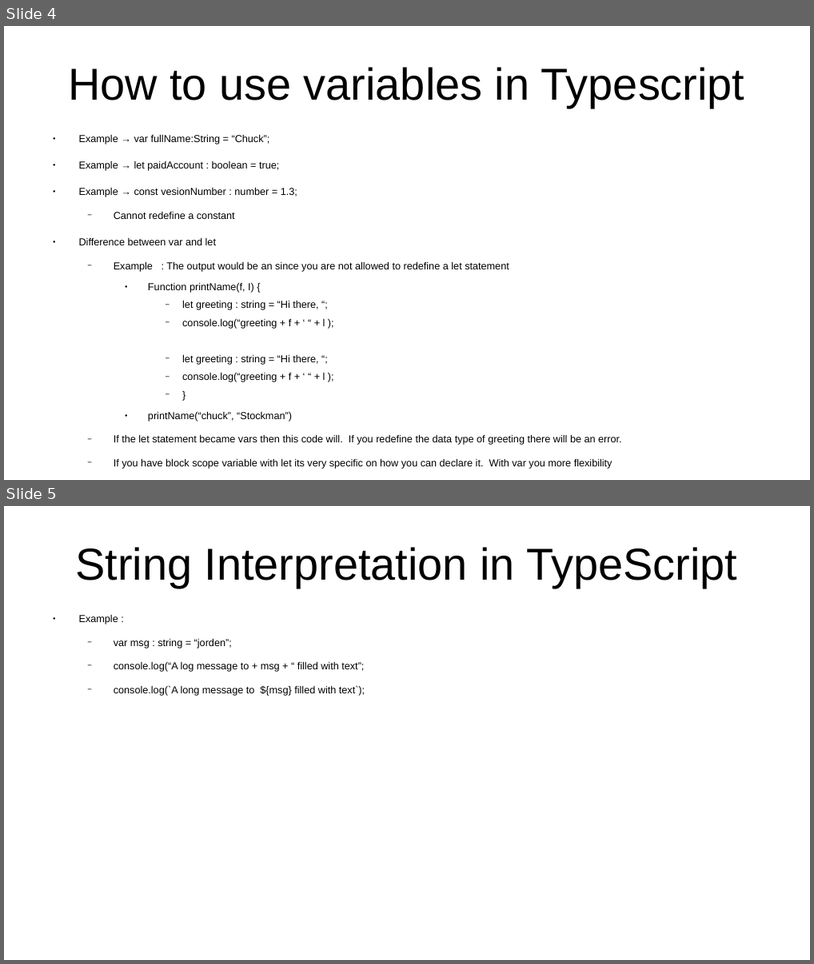
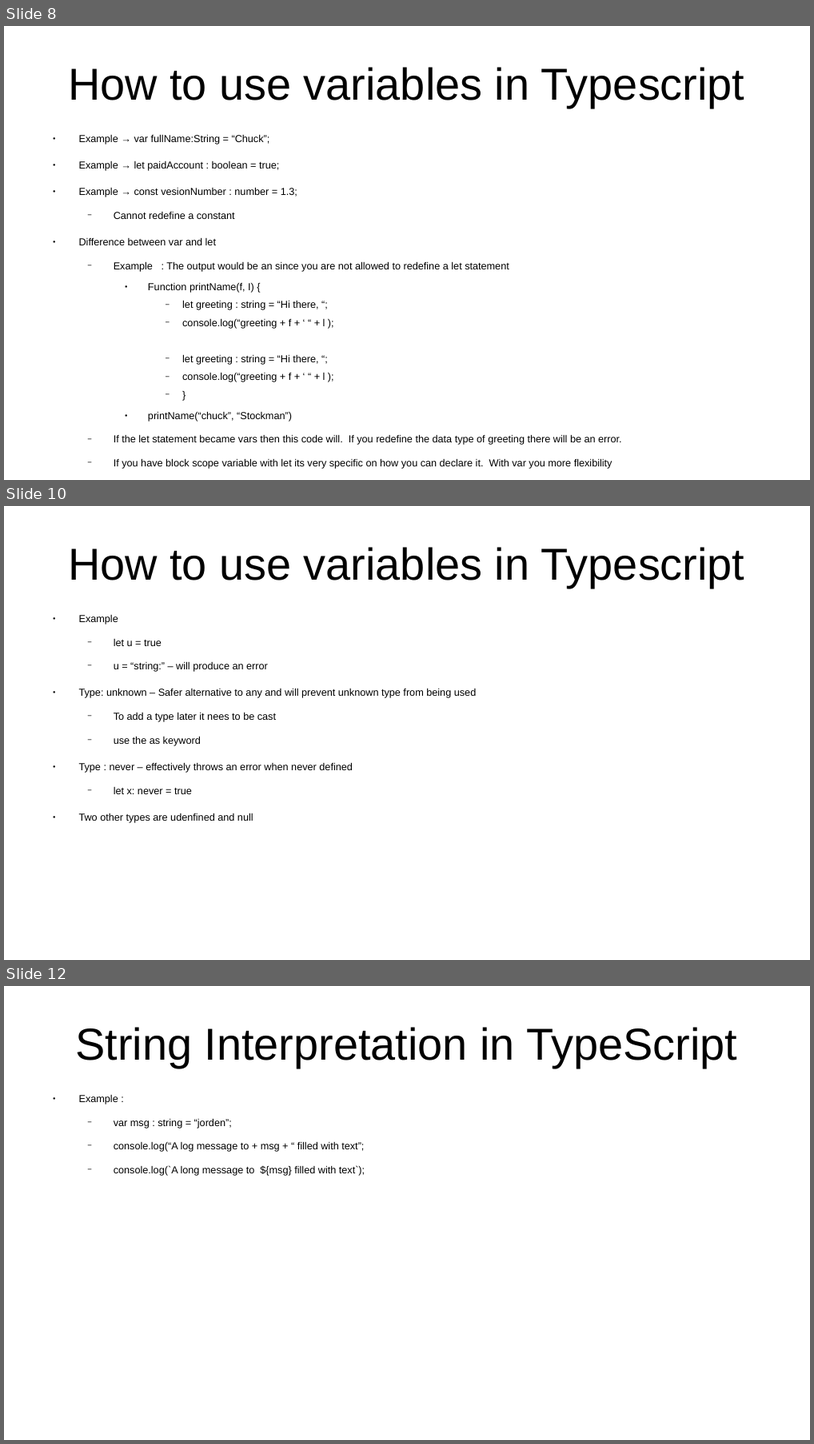
Before and after one commit to CharlesStockman/notesFromCourses, a slide deck: javascript/typescript/Introduction to Typescript Development.odp. Shown one above the other, each under a label of ours: slides 4 and 5 before the commit, slides 8, 10 and 12 after it; the slides between them are not shown. The pictures are 814x964 and 814x1444 pixels, drawn with LibreOffice and Linux fonts; fonts in the diff are those of the drawing. Boxes give left, top, right and bottom in pixels: in the first picture for what was removed or moved away, otherwise in the second. Text is boxed around its words. In the diff, an @@ line names an element or a change of style, - is before the commit and + after.

```diff
--- a/javascript/typescript/Introduction to Typescript Development.odp
+++ b/javascript/typescript/Introduction to Typescript Development.odp
@@ slide 10 added at bbox=[4, 506, 810, 960], background #FFFFFF @@
@@ title added at bbox=[68, 547, 746, 588], 44 pt, text #000000 @@
+How to use variables in Typescript
@@ text added at bbox=[79, 615, 476, 823], 10 pt, text #000000 @@
+● Example
+  − let u = true
+  − u = “string:” – will produce an error
+● Type: unknown – Safer alternative to any and will prevent unknown type from being used
+  − To add a type later it nees to be cast
+  − use the as keyword
+● Type : never – effectively throws an error when never defined
+  − let x: never = true
+● Two other types are udenfined and null
@@ what was slide 4 is now slide 8 @@
@@ what was slide 5 is now slide 12 @@
```
Also in this commit, not shown: 7 slides changed, 7 other slides added, 14 other files.
